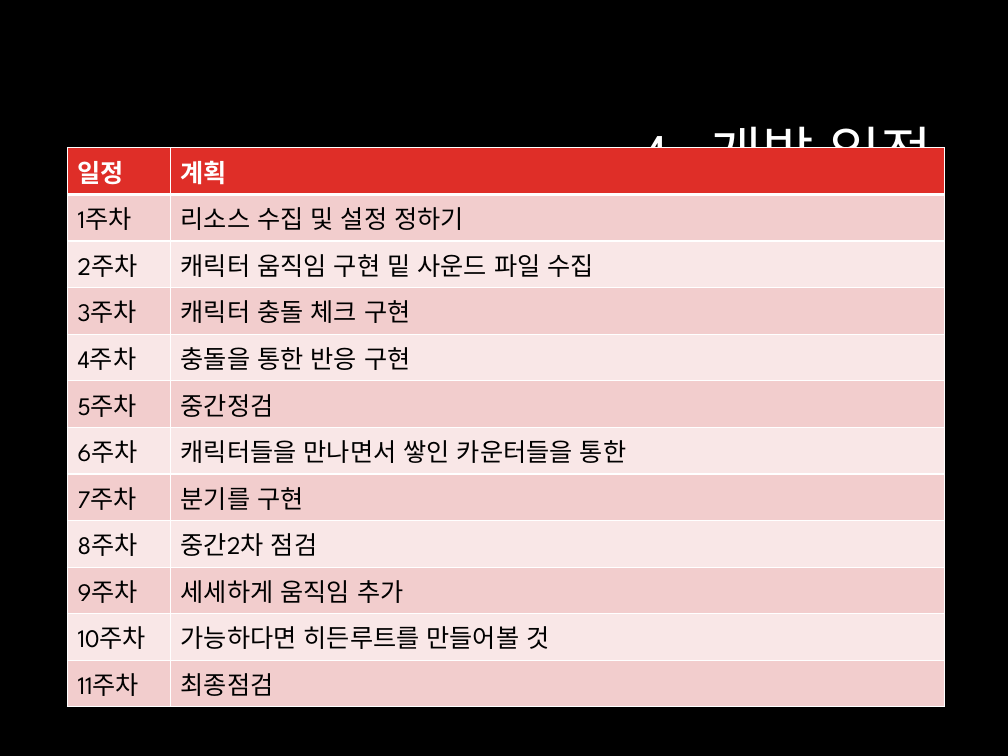
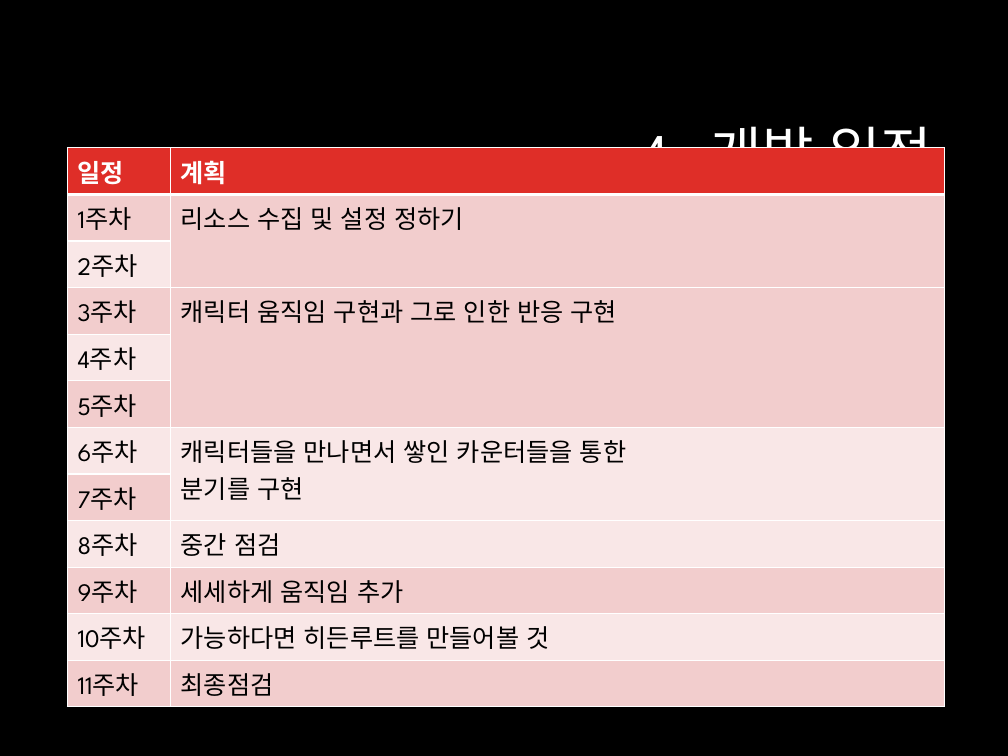
Before and after one commit to junstar96/mytrolinglife, a slide deck: slide 7 of piece_or_peace.pptx. Drawn at 1008x756 pixels with LibreOffice and Linux fonts; fonts in the diff are those of the drawing; background and template pictures are left out. Boxes give left, top, right and bottom in pixels: in the first picture for what was removed or moved away, otherwise in the second. Text is boxed around its words. In the diff, an @@ line names an element or a change of style, - is before the commit and + after.

```diff
--- a/piece_or_peace.pptx
+++ b/piece_or_peace.pptx
@@ table at <box>68,148,944,700</box> @@
-row 3, column 2: 캐릭터 움직임 구현 밑 사운드 파일 수집
+row 3, column 2: 
-row 4, column 2: 캐릭터 충돌 체크 구현
+row 4, column 2: 캐릭터 움직임 구현과 그로 인한 반응 구현
-row 5, column 2: 충돌을 통한 반응 구현
+row 5, column 2: 
-row 6, column 2: 중간정검
+row 6, column 2: 
-row 7, column 2: 캐릭터들을 만나면서 쌓인 카운터들을 통한
+row 7, column 2: 캐릭터들을 만나면서 쌓인 카운터들을 통한 / 분기를 구현
-row 8, column 2: 분기를 구현
+row 8, column 2: 
-row 9, column 2: 중간2차 점검
+row 9, column 2: 중간 점검
```
Also in this commit, not shown: 2 other slides changed.
